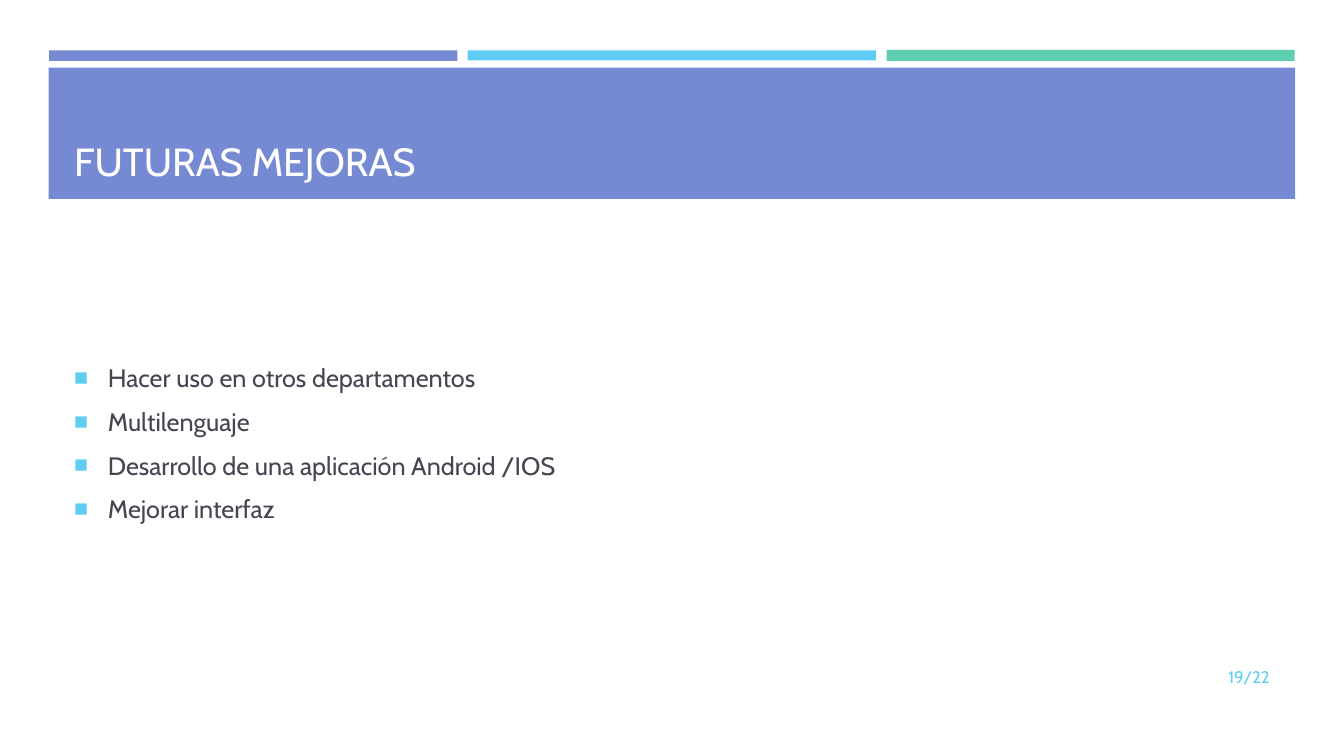
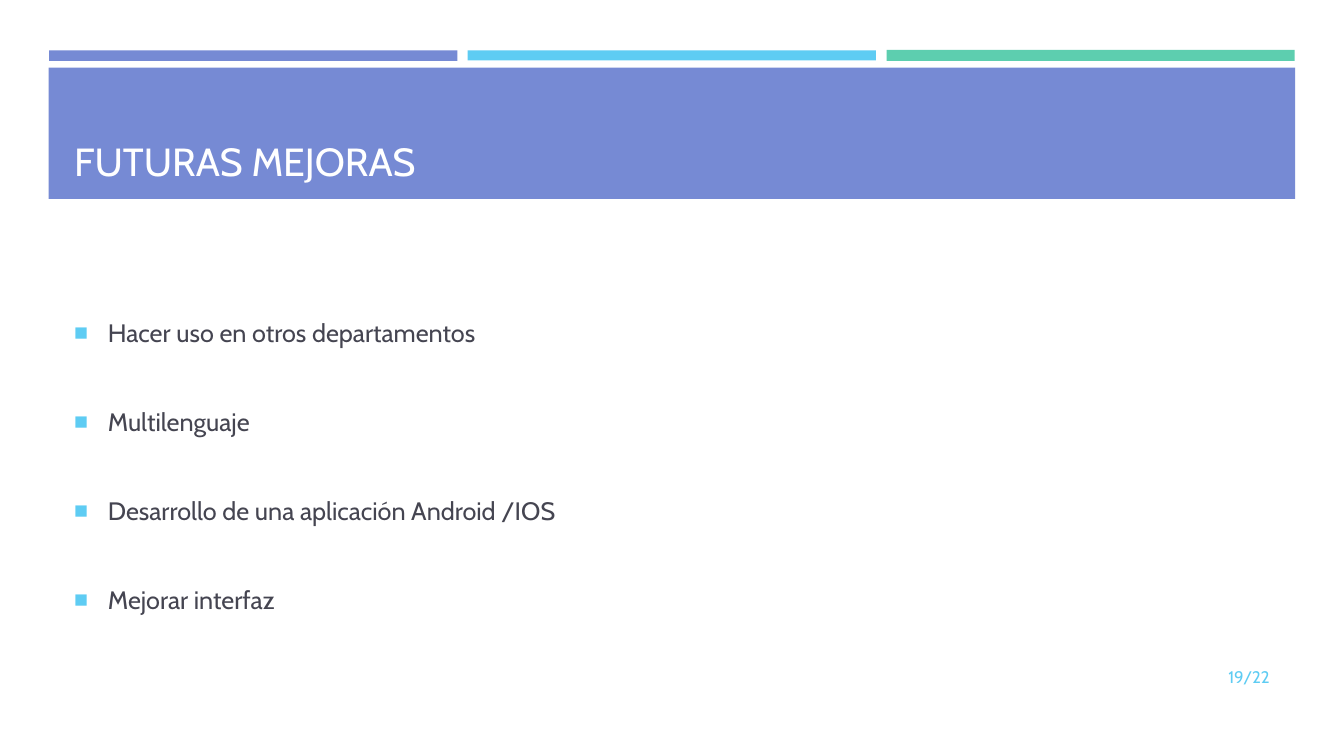
Before and after one commit to mdlunag/tfg, a slide deck: slide 19 of tfg_presentacio.pptx. Drawn at 1344x756 pixels with LibreOffice and Linux fonts; fonts in the diff are those of the drawing. Boxes give left, top, right and bottom in pixels: in the first picture for what was removed or moved away, otherwise in the second. Text is boxed around its words. In the diff, an @@ line names an element or a change of style, - is before the commit and + after.

```diff
--- a/tfg_presentacio.pptx
+++ b/tfg_presentacio.pptx
@@ text "Hacer uso en otros departamentos" at <box>108,323,555,615</box>: line spacing 1 to 2.5 @@
```
Also in this commit, not shown: 10 other slides changed.
